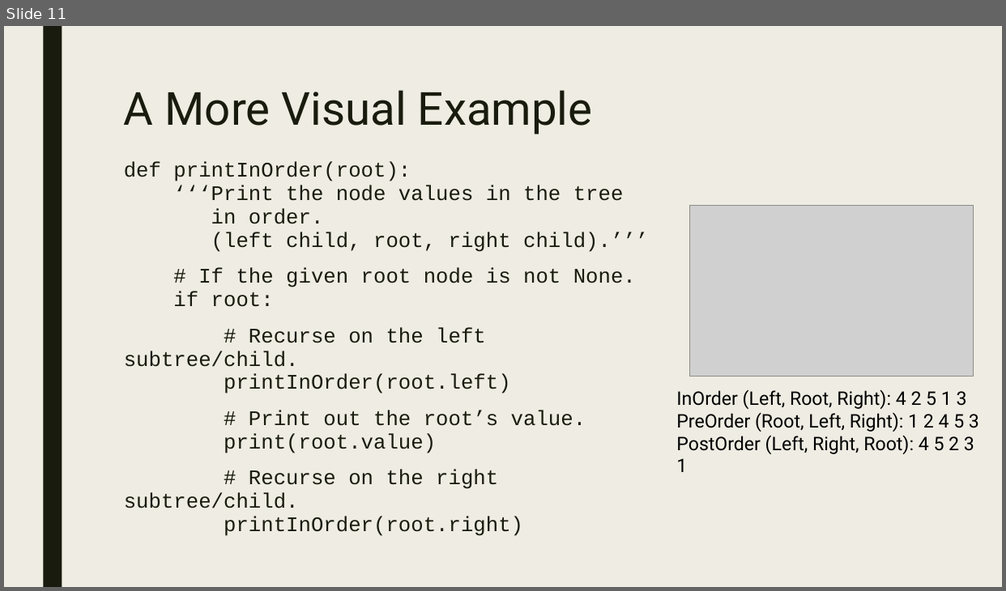
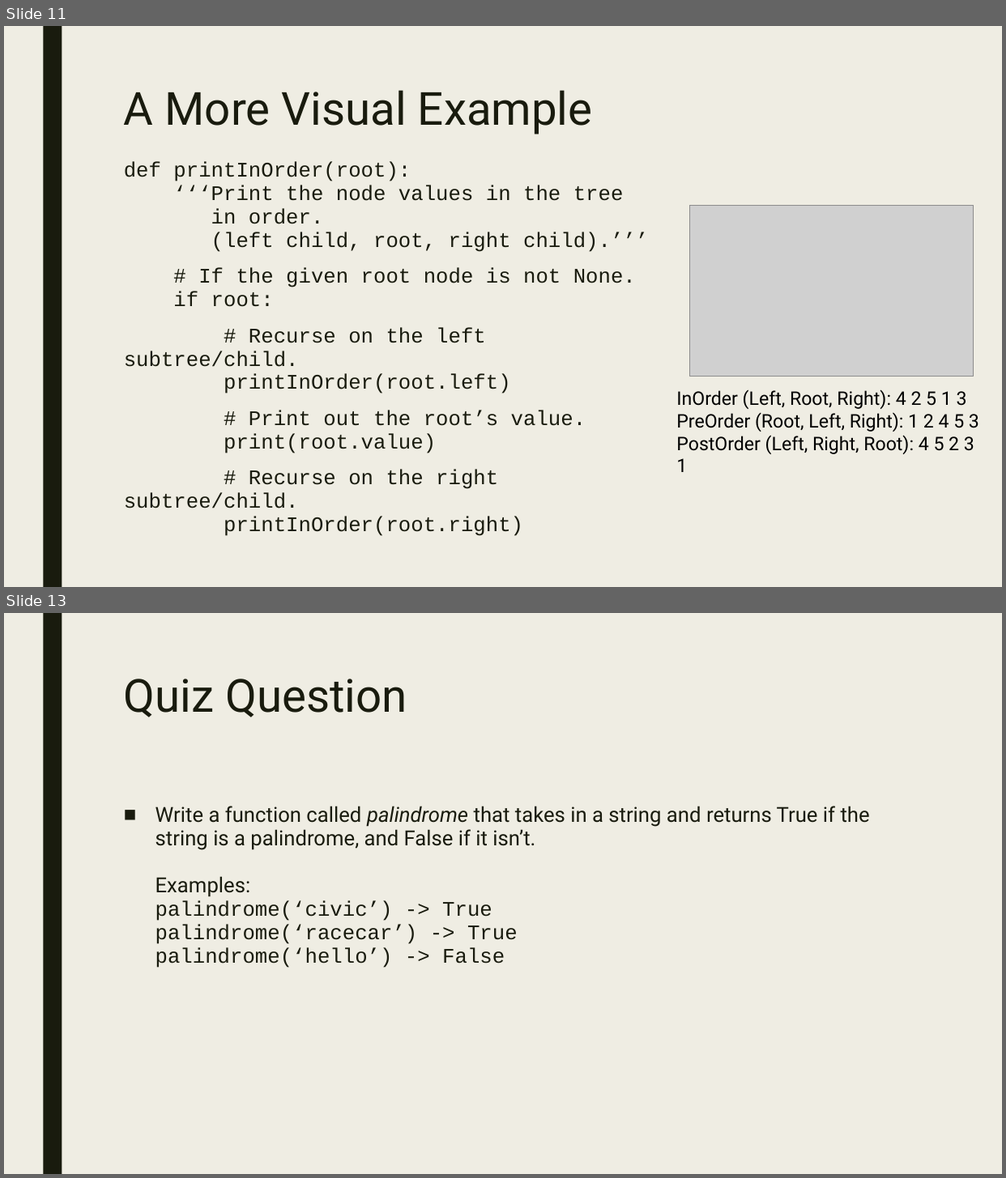
Before and after one commit to RaiyanRahman/CPS109-Tutorials, a slide deck: tut08_slides.pptx. Shown one above the other, each under a label of ours: slide 11 before the commit, slides 11 and 13 after it; the slides between them are not shown. The pictures are 1006x591 and 1006x1178 pixels, drawn with LibreOffice and Linux fonts; fonts in the diff are those of the drawing; grey boxes stand for pictures. Boxes give left, top, right and bottom in pixels: in the first picture for what was removed or moved away, otherwise in the second. Text is boxed around its words. In the diff, an @@ line names an element or a change of style, - is before the commit and + after.

```diff
--- a/tut08_slides.pptx
+++ b/tut08_slides.pptx
@@ slide 13 added at box(4, 613, 1002, 1174), background #EFEDE3; not listed: 1 template element that a slide beside it also shows @@
@@ title added at box(124, 679, 407, 717), 44 pt, text #191B0E @@
+Quiz Question
@@ text added at box(155, 806, 870, 968), 20 pt, text #191B0E @@
+■ Write a function called palindrome that takes in a string and returns True if the string is a palindrome, and False if it isn’t.
+  Examples:
+  palindrome(‘civic’) -> True
+  palindrome(‘racecar’) -> True
+  palindrome(‘hello’) -> False
```
Also in this commit, not shown: 1 other slide added.
